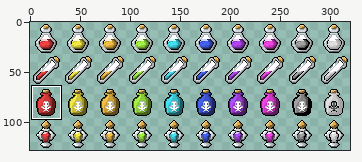
Sprite sheet, stored at Assets/Sprites/Interface/5fb7f86f66d1f39b4fa69428386cea21.png. Above: a wide view before the commit, with the close-up outlined.
Close-up. Earlier state:
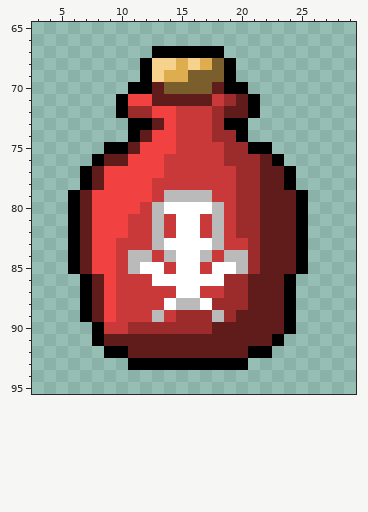
The file is 320x128 pixels. Pixels under 10% opacity are left out. Colours within 5 levels of each other are drawn and written as one. Shown: x 3..29, y 65..95. The commit also changed other parts of the picture, which this record leaves out.
And afterwards:
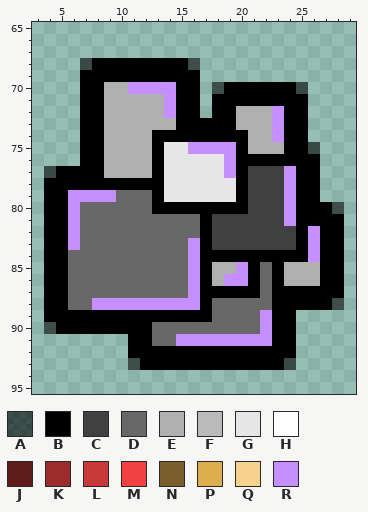
Palette (. is transparent): A #00000096  B #000000  C #404040  D #686868  E #b0b0b0  F #bababa  G #e6e6e6  H #ffffff  J #601b1b  K #9c2b2b  L #ca3939  M #f24141  N #7a5e2c  P #dead4d  Q #f6d28d  R #c58fff
What changed:
Changed rows in their new state; - is an unchanged pixel.
first column x 4:
67 ---------......----------
68 ---ABBBB-BBBA...---------
69 ---BBBBB-BBBB...---------
70 ---BBEERRRRBB.A--BBBBA---
71 ---BBEEEEERBB.BBB-BBBB---
72 ---BBEEEEERBB.BBEEERBB---
73 ---BBEEEEEEBBBB-EEERBB---
74 ---BBEEEEBBBBBBB-EERBB---
75 ---BBEEEEBGGRRRRBEEEBBA--
76 ---B-EEEEBGGGGGRBBB-BBB--
77 ABB-BEEEEBGGGGGRBCCCRBB--
78 BBB-BBBBBBGGGGGGBCCCRBB--
79 BBRRRRDDDBGGGGGGBCCCR-B--
80 BBRDDDDDDBBBBBBBBCCCR-BBA
81 BBRDDDDDDDDDDBCCCCCCR-BBB
82 BBRDDDDDDDDDDBCCCCCCC-RBB
83 BBRDDDDDDDDDRBCCCCCCC-RBB
84 BBDDDDDDDDDDRBBBBBBBB-RBB
85 BBDDDDDDDDDDRBEERBDBEEEBB
86 BBDDDDDDDDDDRBERRBDBEEEBB
87 BBDDDDDDDDDDRBBBBBDB-BBBB
88 BBDDRRRRRRRRRBDDDDDB-BBBA
89 BBB-BBBBBBBBBBDDDDRB-----
90 ABBB-BBBBDDDDDDDDDRB-----
91 ----...BBDDRRRRRRRR-B----
92 -----..BBBBBBBBBB--BB----
93 -------A---------BBBA----
Boxes around the changes in both close-ups, in picture pixels (x1, y1, x2, y2):
changed: (44, 46, 344, 370)
